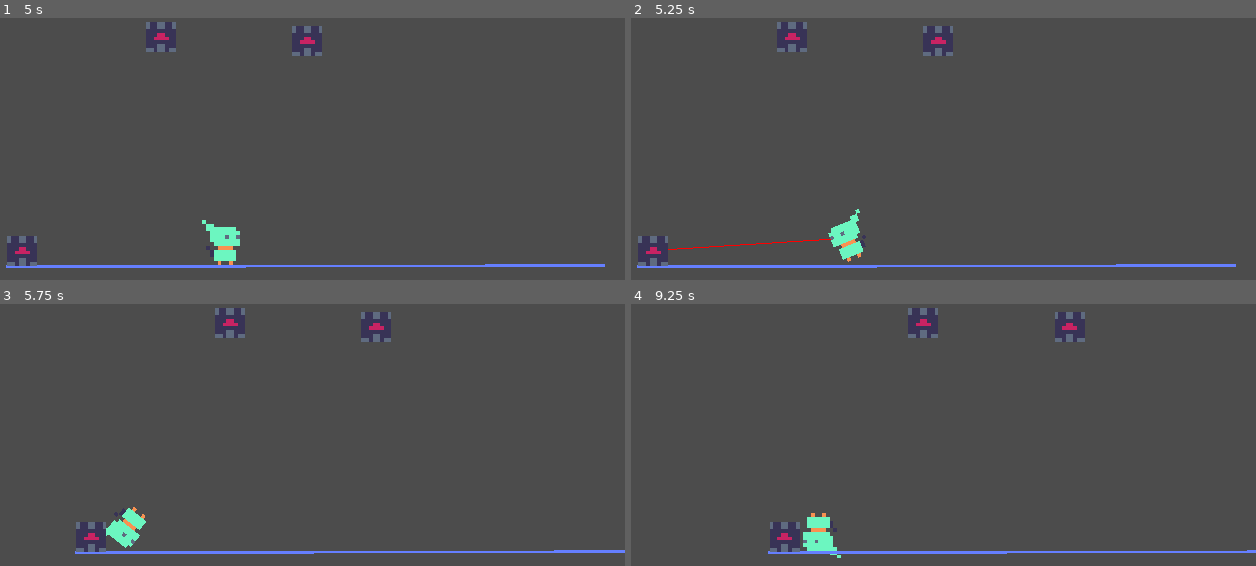
Above: before the commit, frames 1-4 (two rows, left to right).
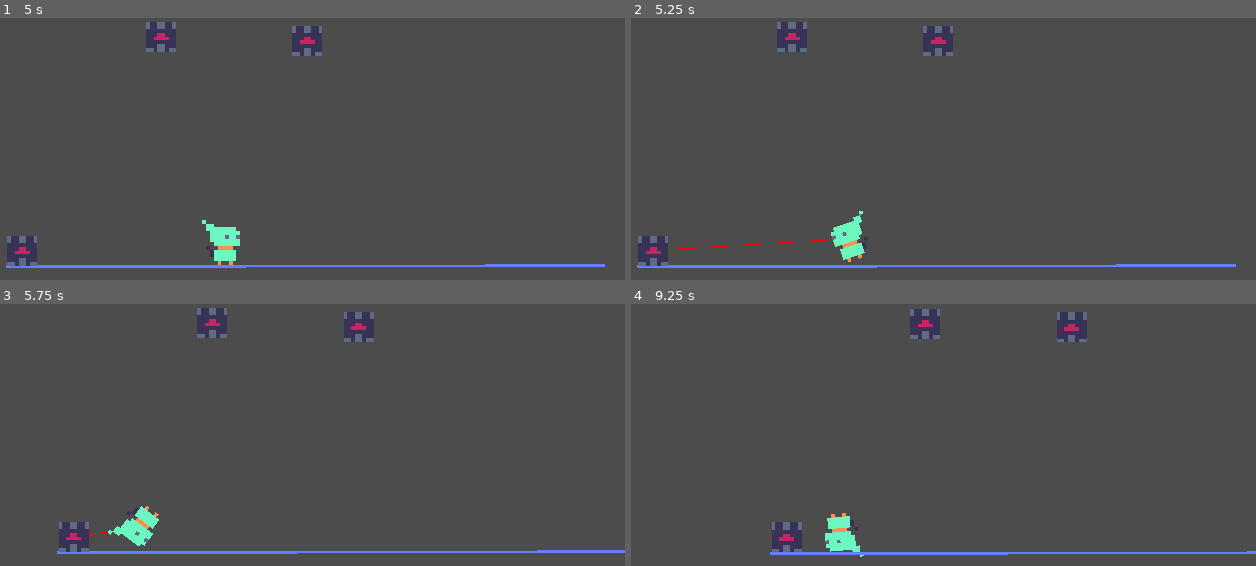
Above: after the commit, the same moments.

Repository: voithos/elfin
Game: Godot game, scene res://scenes/levels/level1.tscn
Same seed, same stepped clock (60 frames per second), same inputs: the game is played once before the commit and once after it.
Inputs (mouse positions are in pixels of both pictures, inside the frame that each line leads up to):
- Up to frame 1 (5 s): tap Enter at 0.5, 2, 3.5 s; move the mouse to (outside the picture) at 0.52 s; press the mouse at (outside the picture) at 0.53 s; tap Space at 0.77, 1.25, 1.52, 2.75, 3.02, 3.77, 4.25, 4.52 s; move the mouse to (outside the picture) at 1.27 s; release the mouse at (outside the picture) at 1.28 s; right-click (outside the picture) at 1.35 s; move the mouse to (outside the picture) at 2.02 s; press the mouse at (outside the picture) at 2.03 s; move the mouse to (262, 243) at 2.77 s; release the mouse at (262, 243) at 2.78 s; right-click (262, 243) at 2.85 s; move the mouse to (106, 130) at 3.52 s; press the mouse at (106, 130) at 3.53 s; move the mouse to (400, 219) at 4.27 s; release the mouse at (400, 219) at 4.28 s; right-click (400, 219) at 4.35 s
- Up to frame 2 (5.25 s): move the mouse to (693, 264) at 5.02 s; press the mouse at (693, 264) at 5.03 s
- Up to frame 3 (5.75 s): no input
- Up to frame 4 (9.25 s): move the mouse to (937, 429) at 5.77 s; release the mouse at (937, 429) at 5.78 s; right-click (937, 429) at 5.85 s; tap Space at 6.02, 6.77, 7.52, 9.02 s; move the mouse to (outside the picture) at 6.52 s; press the mouse at (outside the picture) at 6.53 s; move the mouse to (outside the picture) at 7.27 s; release the mouse at (outside the picture) at 7.28 s; right-click (outside the picture) at 7.35 s; move the mouse to (outside the picture) at 8.02 s; press the mouse at (outside the picture) at 8.03 s; move the mouse to (893, 529) at 8.77 s; release the mouse at (893, 529) at 8.78 s; right-click (893, 529) at 8.85 s

Frame 1 is identical in both runs. In frame 2, 0.3% of the frame differs, in the area x 7-38%, y 72-94%; in frame 3, 2.8%, in the area x 9-89%, y 1-96%; in frame 4, 2.1%.

Commit message:
Lock-in attractors when mouse button is held down.

Diff:
--- a/scenes/player.gd
+++ b/scenes/player.gd
@@ -2,13 +2,17 @@
 
 const ATTRACTOR_MIN_MOUSE_DIST = 75
 const ATTRACTOR_MIN_MOUSE_DIST_SQUARED = ATTRACTOR_MIN_MOUSE_DIST * ATTRACTOR_MIN_MOUSE_DIST
-const FORCE = 75
+const FORCE = 65
 
 onready var sprite = get_node("sprite")
 onready var rays = get_node("rays")
 onready var camera = get_node("camera")
 
+const STATE_IDLE = "IDLE"
+const STATE_PUSHPULL = "PUSHPULL"
+
 onready var nearby_attractors = []
+onready var state = STATE_IDLE
 
 func _ready():
 	pass
@@ -29,6 +33,7 @@
 
 	if multiplier != 0 and len(nearby_attractors) > 0:
 		# A force is being applied. Calculate the force.
+		state = STATE_PUSHPULL
 		multiplier = multiplier / float(len(nearby_attractors))
 
 		for attractor in nearby_attractors:
@@ -36,17 +41,32 @@
 			force *= FORCE
 			force *= multiplier
 			apply_impulse(Vector2(0, 0), force)
+	else:
+		var last_state = state
+		state = STATE_IDLE
+		if last_state == STATE_PUSHPULL:
+			# We exited from pushpull.
+			_update_based_on_mouse()
 
 func _handle_mouse_motion(event):
+	if state == STATE_PUSHPULL:
+		return
+	_update_based_on_mouse()
+
+func _update_based_on_mouse():
+	_flip_sprite_based_on_mouse()
+	_collect_attractors()
+
+func _flip_sprite_based_on_mouse():
 	# Flip sprite to the direction mouse is facing.
-	var mouse_pos = get_global_mouse_position()
-	sprite.flip_h = global_position.x > mouse_pos.x
+	sprite.flip_h = global_position.x > get_global_mouse_position().x
 
+func _collect_attractors():
 	# Determine target attractors.
 	var attractors = get_tree().get_nodes_in_group("attractors")
 	var nearby = []
 	for attractor in attractors:
-		if mouse_pos.distance_squared_to(attractor.global_position) < ATTRACTOR_MIN_MOUSE_DIST_SQUARED:
+		if get_global_mouse_position().distance_squared_to(attractor.global_position) < ATTRACTOR_MIN_MOUSE_DIST_SQUARED:
 			nearby.append(attractor)
 
 	nearby_attractors = nearby
Not shown, changed: TODO.md
